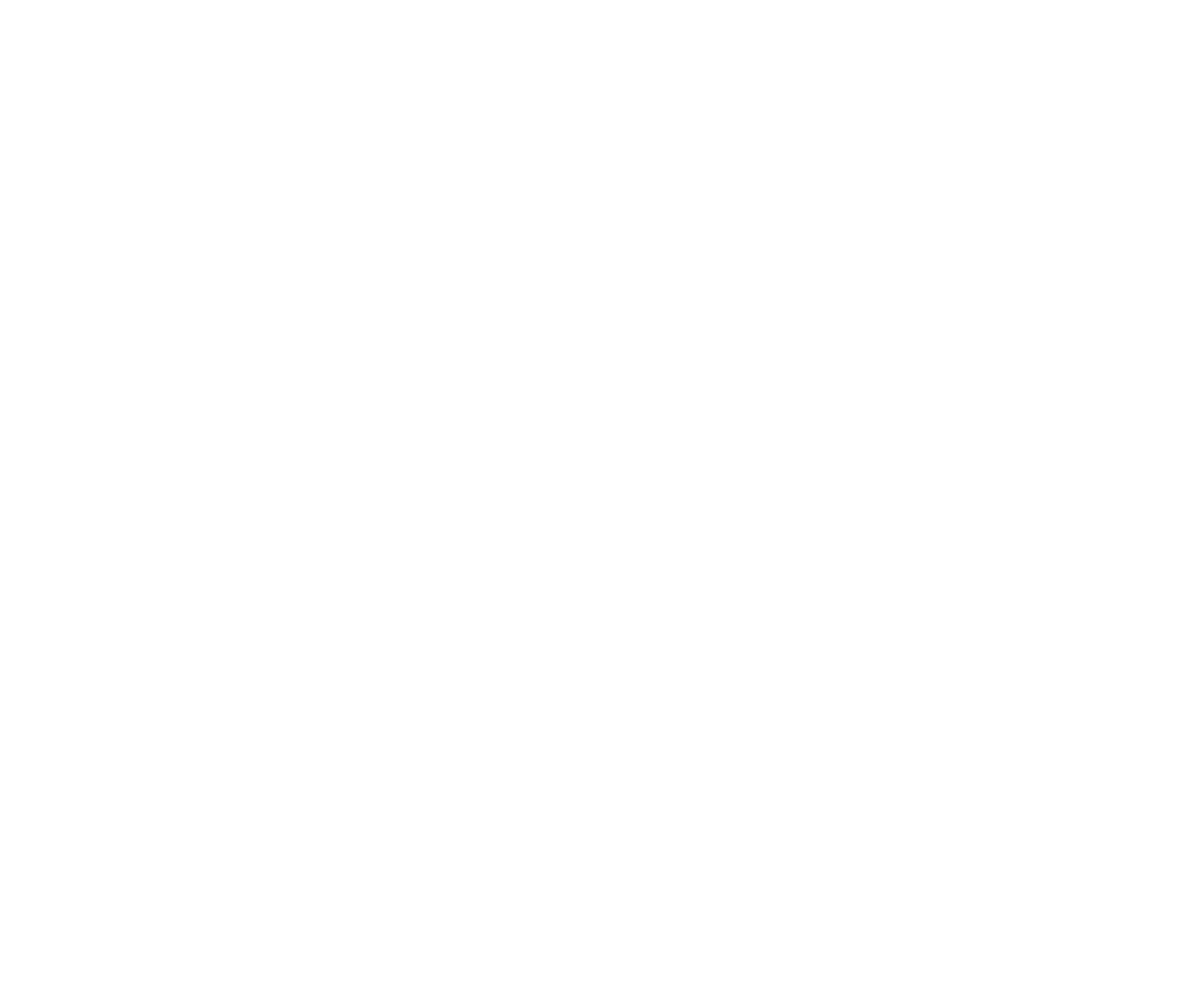
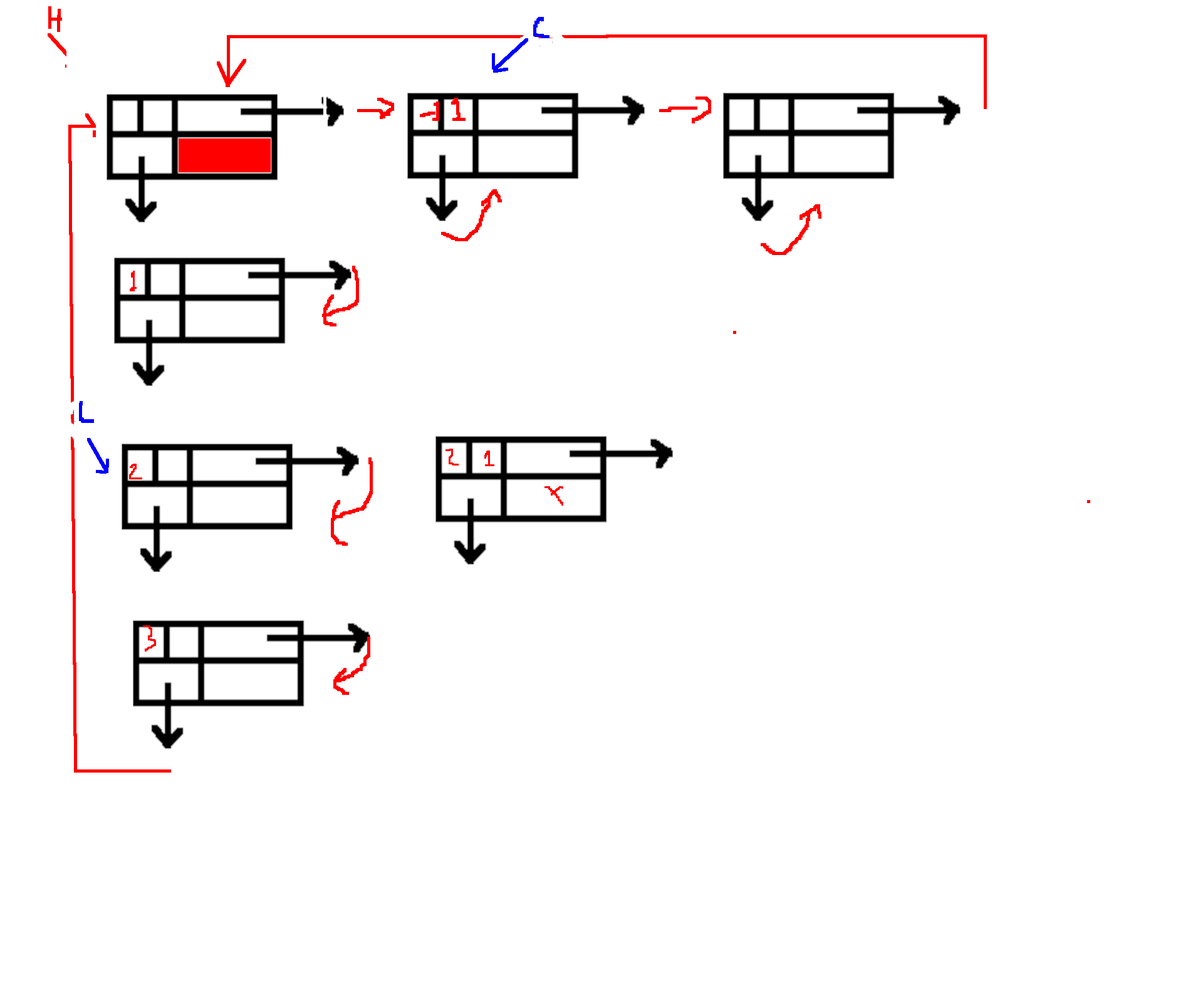
Revision of a layered w=1203, h=990 image; what changed, layer by layer:
added layer "Camada colada #2" above "Camada colada #3" over <box>486,15,566,73</box>
added layer "Camada colada #3" above "Fundo" over <box>70,396,110,483</box>
painted on "Fundo" over <box>47,6,1091,773</box>
